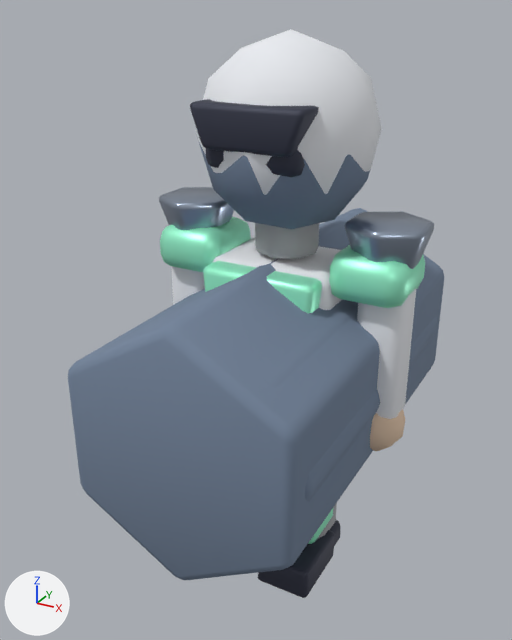
The Blender file assets-source/blender/characters/medic.blend, before and after one commit.
Camera for both pictures: a 50 mm camera at (1.07, -2.17, 2.09) aimed at (-0.12, -0.01, 1.01). Every picture has the same lights, and +X, +Y and +Z are marked at lower left. The older version comes first.

In view in the first picture: 'LOD1_PROXY_body', 'LOD2_PROXY_body', 'LOD2_PROXY_head', 'arm.R', 'crest.hood', 'helmetBrow', 'shoulder.L', 'shoulder.R', 'shoulderCap.-1', 'shoulderCap.1', 'torso', 'torsoShell' and 8 more.
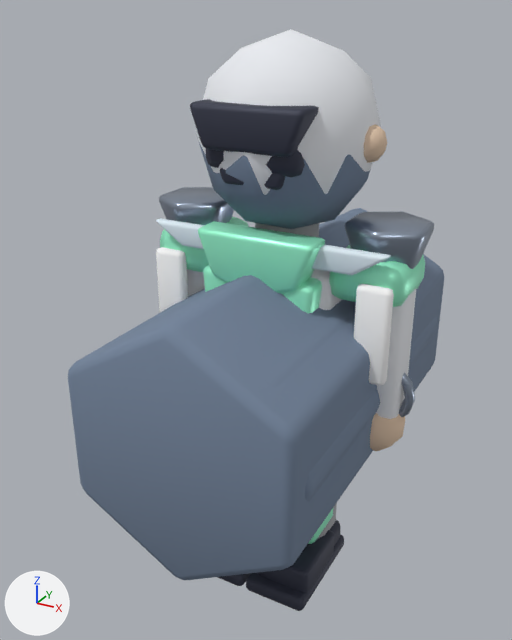
Edits to the bpy script that builds the scene:
```text
Add me_allyshouldertrimmesh_003:
    me_allyshouldertrimmesh_003.from_pydata([(-0.44, 1.4, -0.022), (0.44, 1.4, -0.022), (0.32, 1.32, -0.022), (-0.32, 1.32, -0.022), (-0.44, 1.4, 0.022), (0.44, 1.4, 0.022), (0.32, 1.32, 0.022), (-0.32, 1.32, 0.022)], [], [(3, 2, 1, 0), (4, 5, 6, 7), (0, 1, 5, 4), (1, 2, 6, 5), (2, 3, 7, 6), (3, 0, 4, 7)])
    me_allyshouldertrimmesh_003.polygons.foreach_set('use_smooth', [True] * 6)
    me_allyshouldertrimmesh_003.materials.append(mat_mat_medic_snow)  # pale blue #e5f3fd
Add me_chinguardmesh_003:
    me_chinguardmesh_003.from_pydata([(-0.14, 1.69, -0.055), (0.14, 1.69, -0.055), (0.1, 1.58, -0.055), (-0.1, 1.58, -0.055), (-0.14, 1.69, 0.055), (0.14, 1.69, 0.055), (0.1, 1.58, 0.055), (-0.1, 1.58, 0.055)], [], [(3, 2, 1, 0), (4, 5, 6, 7), (0, 1, 5, 4), (1, 2, 6, 5), (2, 3, 7, 6), (3, 0, 4, 7)])
    me_chinguardmesh_003.polygons.foreach_set('use_smooth', [True] * 6)
    me_chinguardmesh_003.materials.append(mat_mat_medic_dark)  # greyish blue #3c3f50
Add me_collarfrontmesh_003:
    me_collarfrontmesh_003.from_pydata([(-0.22, 1.42, -0.06), (0.22, 1.42, -0.06), (0.16, 1.26, -0.06), (0.0, 1.2, -0.06), (-0.16, 1.26, -0.06), (-0.22, 1.42, 0.06), (0.22, 1.42, 0.06), (0.16, 1.26, 0.06), (0.0, 1.2, 0.06), (-0.16, 1.26, 0.06)], [], [(4, 3, 2, 1, 0), (5, 6, 7, 8, 9), (0, 1, 6, 5), (1, 2, 7, 6), (2, 3, 8, 7), (3, 4, 9, 8), (4, 0, 5, 9)])
    me_collarfrontmesh_003.polygons.foreach_set('use_smooth', [True] * 7)
    me_collarfrontmesh_003.materials.append(mat_mat_medic_accent)  # green #a0ffd7
Add ob_allyshouldertrim:
    ob_allyshouldertrim = bpy.data.objects.new('allyShoulderTrim', me_allyshouldertrimmesh_003)  # modifiers BEVEL
    ob_allyshouldertrim.location = (0.0, -0.17, 0.0)
    ob_allyshouldertrim.rotation_euler = (1.571, 0.0, 0.0)  # degrees (90, 0, 0)
Add ob_bootsole_r:
    ob_bootsole_r = bpy.data.objects.new('bootSole.R', me_cube_171)  # a box spanning x -0.125..0.125, y -0.03..0.03, z -0.215..0.215; in mat_mat_medic_dark (greyish blue #3c3f50); modifiers BEVEL
    ob_bootsole_r.location = (0.13, -0.12, 0.035)
    ob_bootsole_r.rotation_euler = (1.571, 0.0, 0.0)  # degrees (90, 0, 0)
Add ob_wristband_r:
    ob_wristband_r = bpy.data.objects.new('wristBand.R', me_torus_022)  # 60 vertices, 60 faces; spans x -0.128..0.128, y -0.128..0.128, z -0.022..0.022; in mat_mat_medic_metal (grey #9eaabc); modifiers BEVEL
    ob_wristband_r.location = (0.39, -0.01, 0.84)
    ob_wristband_r.rotation_euler = (1.571, 0.0, 0.0)  # degrees (90, 0, 0)
Add ob_armpanel_r:
    ob_armpanel_r = bpy.data.objects.new('armPanel.R', me_cube_170)  # a box spanning x -0.06..0.06, y -0.17..0.17, z -0.022..0.022; in mat_mat_medic_clothlight (white #ffffff); modifiers BEVEL
    ob_armpanel_r.location = (0.39, -0.16, 1.12)
    ob_armpanel_r.rotation_euler = (1.571, 0.0, 0.0)  # degrees (90, 0, 0)
Add ob_bootsole_l:
    ob_bootsole_l = bpy.data.objects.new('bootSole.L', me_cube_171.copy())  # modifiers BEVEL
    ob_bootsole_l.location = (-0.13, -0.12, 0.035)
    ob_bootsole_l.rotation_euler = (1.571, 0.0, 0.0)  # degrees (90, 0, 0)
Add ob_armpanel_l:
    ob_armpanel_l = bpy.data.objects.new('armPanel.L', me_cube_170.copy())  # modifiers BEVEL
    ob_armpanel_l.location = (-0.39, -0.16, 1.12)
    ob_armpanel_l.rotation_euler = (1.571, 0.0, 0.0)  # degrees (90, 0, 0)
Add ob_ear_r:
    ob_ear_r = bpy.data.objects.new('ear.R', me_icosphere_080)  # an icosphere of 80 faces spanning x -0.0618..0.0618, y -0.065..0.065, z -0.065..0.065; in mat_mat_medic_skin (beige #e5c8ad); modifiers BEVEL
    ob_ear_r.location = (0.275, 0.0, 1.7)
    ob_ear_r.rotation_euler = (1.571, 0.0, 0.0)  # degrees (90, 0, 0)
Add ob_chinguard:
    ob_chinguard = bpy.data.objects.new('chinGuard', me_chinguardmesh_003)  # modifiers BEVEL
    ob_chinguard.location = (0.0, -0.215, 0.0)
    ob_chinguard.rotation_euler = (1.571, 0.0, 0.0)  # degrees (90, 0, 0)
Add ob_collarfront:
    ob_collarfront = bpy.data.objects.new('collarFront', me_collarfrontmesh_003)  # modifiers BEVEL
    ob_collarfront.location = (0.0, -0.2, 0.0)
    ob_collarfront.rotation_euler = (1.571, 0.0, 0.0)  # degrees (90, 0, 0)
```

Boxes (x1, y1, x2, y2) around the edits, measured in the pictures (512 x 640 px):
'collarFront', added (green): after (198, 221, 325, 293)
'armPanel.R', added: after (354, 284, 394, 385)
'allyShoulderTrim', added (pale blue): after (156, 218, 391, 275)
'armPanel.L', added: after (156, 247, 188, 313)
'bootSole.R', added: after (246, 534, 344, 611)
'ear.R', added (beige): after (364, 124, 387, 163)
'chinGuard', added: after (220, 168, 285, 190)
'wristBand.R', added: after (399, 373, 415, 417)
'bootSole.L', added (mostly hidden): after (218, 573, 251, 586)
'shoulder.L', unchanged, covered by the edit: before (160, 217, 251, 272); after (160, 217, 249, 272)
'torso', unchanged, covered by the edit: before (213, 237, 342, 310); after (311, 269, 342, 310)
'neckGuard', unchanged, covered by the edit: before (255, 223, 319, 259); after (255, 223, 319, 237)
